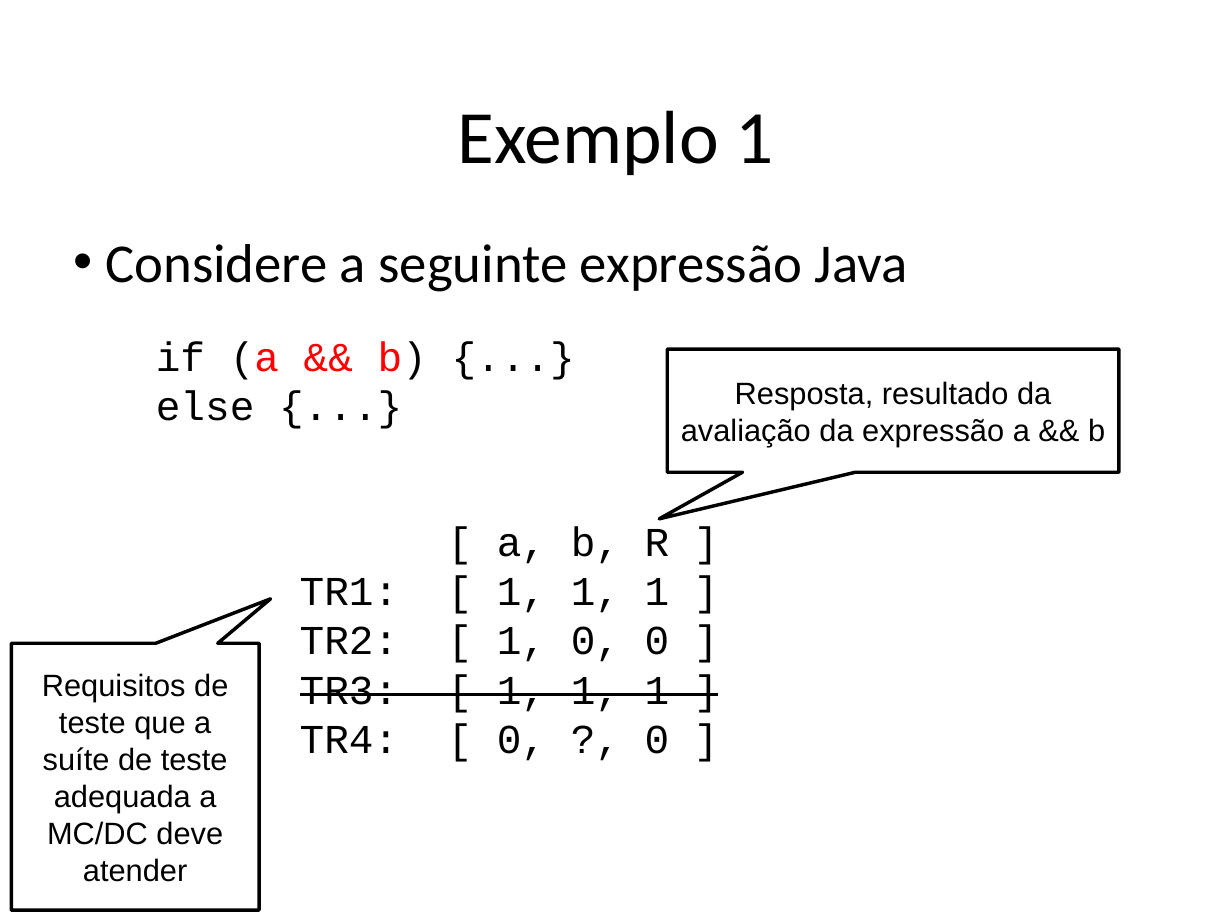
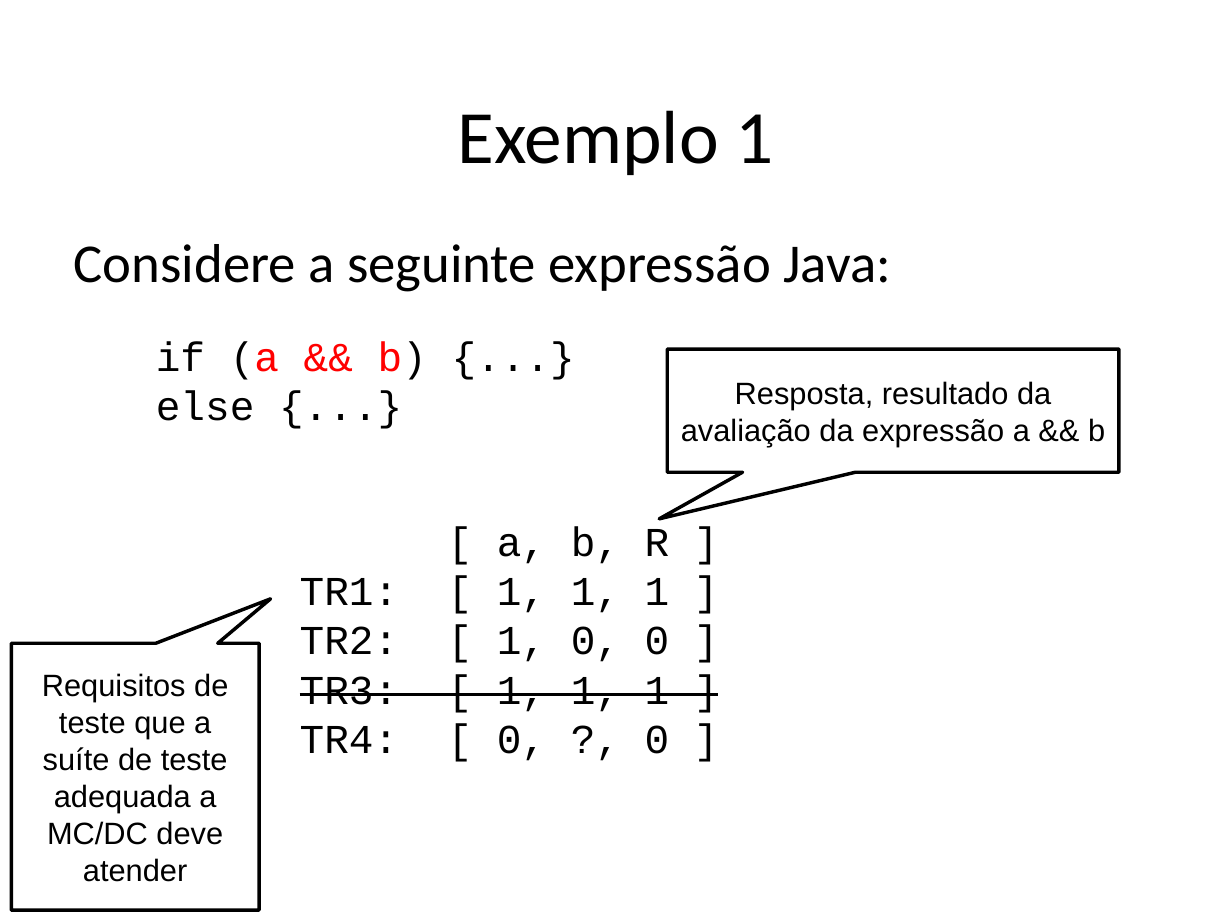
Before and after one commit to STAR-RG/testing-cin, a slide deck: slide 105 of slides.pptx (slide 103 before the commit). Drawn at 1232x924 pixels with LibreOffice and Linux fonts; fonts in the diff are those of the drawing. Boxes give left, top, right and bottom in pixels: in the first picture for what was removed or moved away, otherwise in the second. Text is boxed around its words. In the diff, an @@ line names an element or a change of style, - is before the commit and + after.

```diff
--- a/slides.pptx
+++ b/slides.pptx
@@ text at (x1=74, y1=244, x2=891, y2=292): text changed @@
-• Considere a seguinte expressão Java
+Considere a seguinte expressão Java:
```
Also in this commit, not shown: 17 other slides changed, 5 slides added, 1 slide removed.
